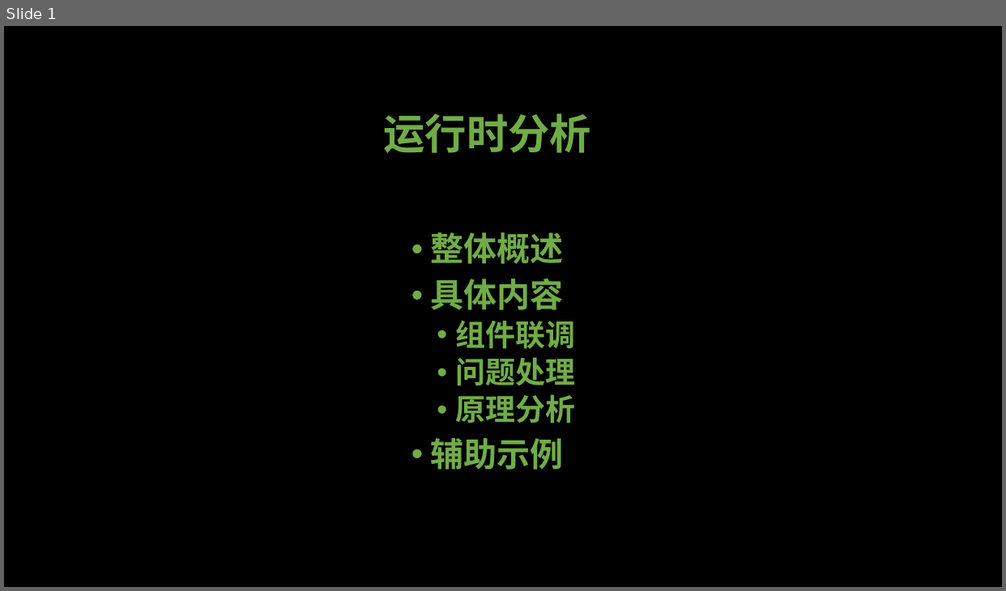
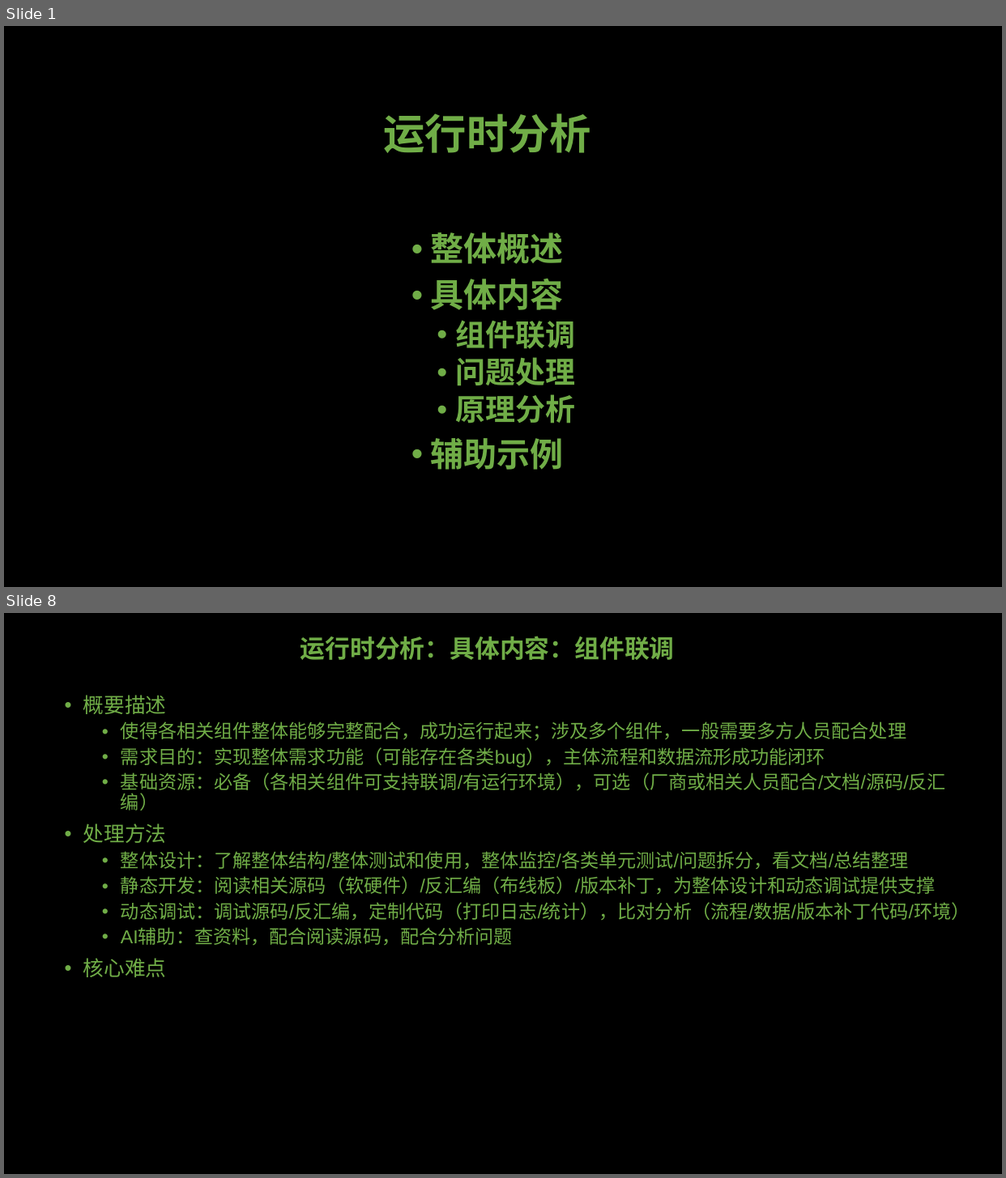
Before and after one commit to GavinKoeng/it-talks, a slide deck: toolchains/runtime-xxx/runtime-analyzing/运行时分析.pptx. Shown one above the other, each under a label of ours: slide 1 before the commit, slides 1 and 8 after it; the slides between them are not shown. The pictures are 1006x591 and 1006x1178 pixels, drawn with LibreOffice and Linux fonts; fonts in the diff are those of the drawing. Boxes give left, top, right and bottom in pixels: in the first picture for what was removed or moved away, otherwise in the second. Text is boxed around its words. In the diff, an @@ line names an element or a change of style, - is before the commit and + after.

Commit message:
toolchains: runtime-xxx: runtime-analyzing: 完成运行时分析PPT初稿

```diff
--- a/toolchains/runtime-xxx/runtime-analyzing/运行时分析.pptx
+++ b/toolchains/runtime-xxx/runtime-analyzing/运行时分析.pptx
@@ slide 8 added at [4,613,1002,1174], background #000000 @@
@@ title added at [300,636,675,660], 24 pt, text #70AD47, bold @@
+运行时分析：具体内容：组件联调
@@ text added at [83,695,970,977], 18 pt, text #70AD47 @@
+• 概要描述
+  • 使得各相关组件整体能够完整配合，成功运行起来；涉及多个组件，一般需要多方人员配合处理
+  • 需求目的：实现整体需求功能（可能存在各类bug），主体流程和数据流形成功能闭环
+  • 基础资源：必备（各相关组件可支持联调/有运行环境），可选（厂商或相关人员配合/文档/源码/反汇编）
+• 处理方法
+  • 整体设计：了解整体结构/整体测试和使用，整体监控/各类单元测试/问题拆分，看文档/总结整理
+  • 静态开发：阅读相关源码（软硬件）/反汇编（布线板）/版本补丁，为整体设计和动态调试提供支撑
+  • 动态调试：调试源码/反汇编，定制代码（打印日志/统计），比对分析（流程/数据/版本补丁代码/环境）
+  • AI辅助：查资料，配合阅读源码，配合分析问题
+• 核心难点
```
Also in this commit, not shown: 4 slides changed, 14 other slides added.
